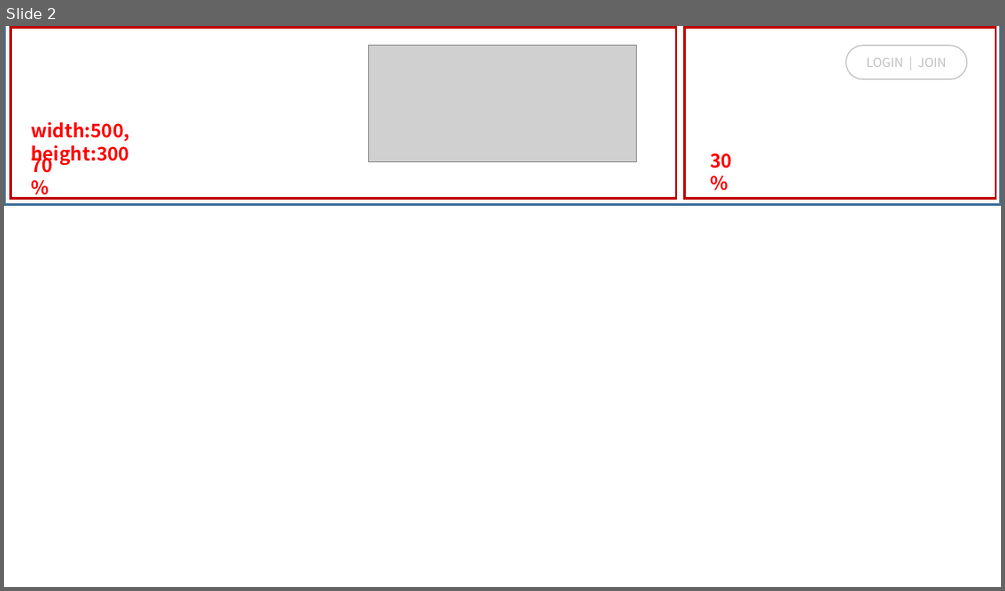
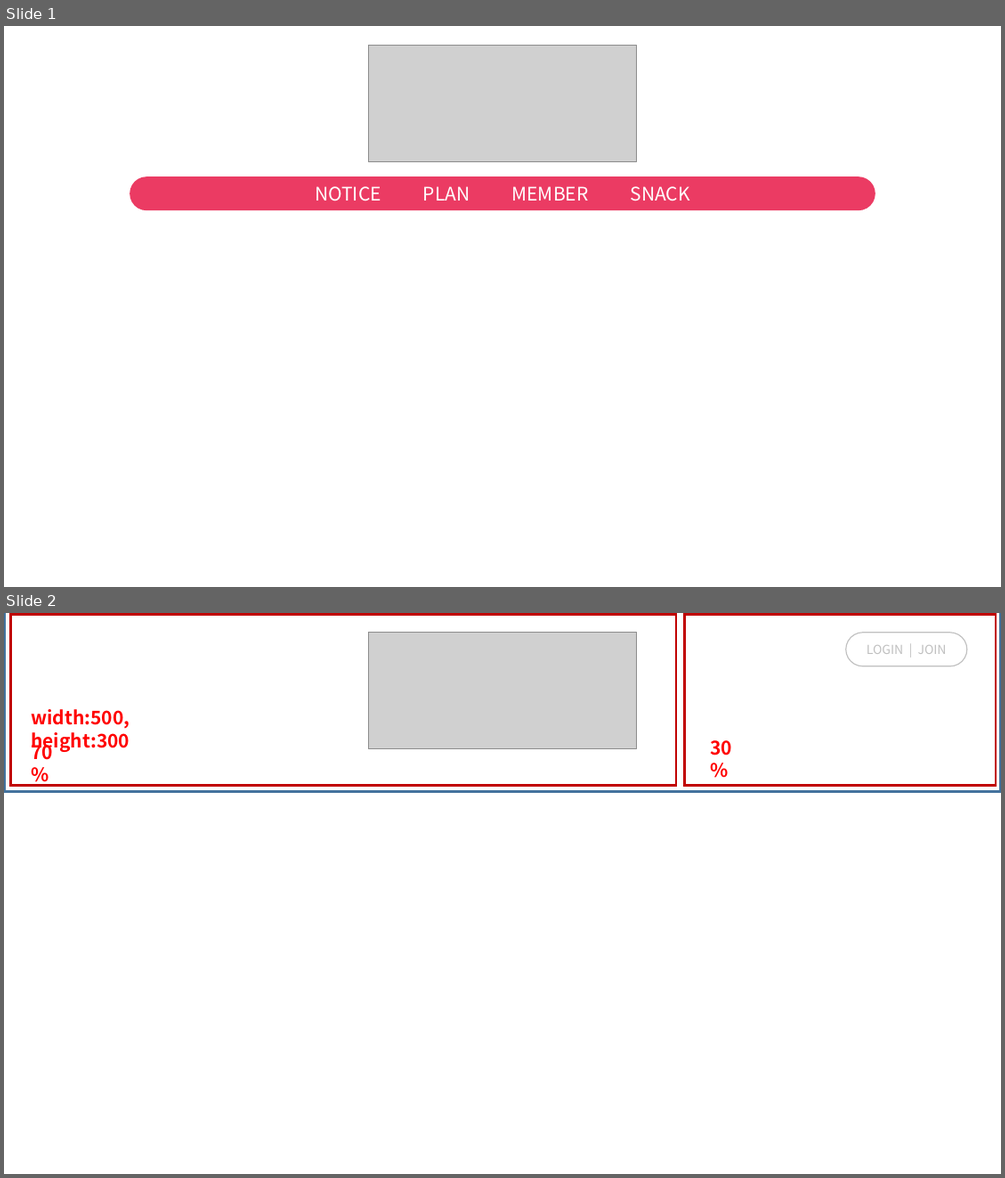
Before and after one commit to hanjiwoo/web_project, a slide deck: design/designsheets/design_mainpage.pptx. Shown one above the other, each under a label of ours: slide 2 before the commit, slides 1 and 2 after it. The pictures are 1005x591 and 1005x1178 pixels, drawn with LibreOffice and Linux fonts; fonts in the diff are those of the drawing; grey boxes stand for pictures. Boxes give left, top, right and bottom in pixels: in the first picture for what was removed or moved away, otherwise in the second. Text is boxed around its words. In the diff, an @@ line names an element or a change of style, - is before the commit and + after.

```diff
--- a/design/designsheets/design_mainpage.pptx
+++ b/design/designsheets/design_mainpage.pptx
@@ slide 1 added at (4,26,1001,587), background #FFFFFF @@
@@ picture added at (368,46,637,161) @@
@@ rounded rectangle added at (129,176,875,210), fill #EB3B63, 18 pt, text #FFFFFF @@
+NOTICE PLAN MEMBER SNACK
```
Also in this commit, not shown: 2 slides changed, 1 slide removed, 6 other files.
